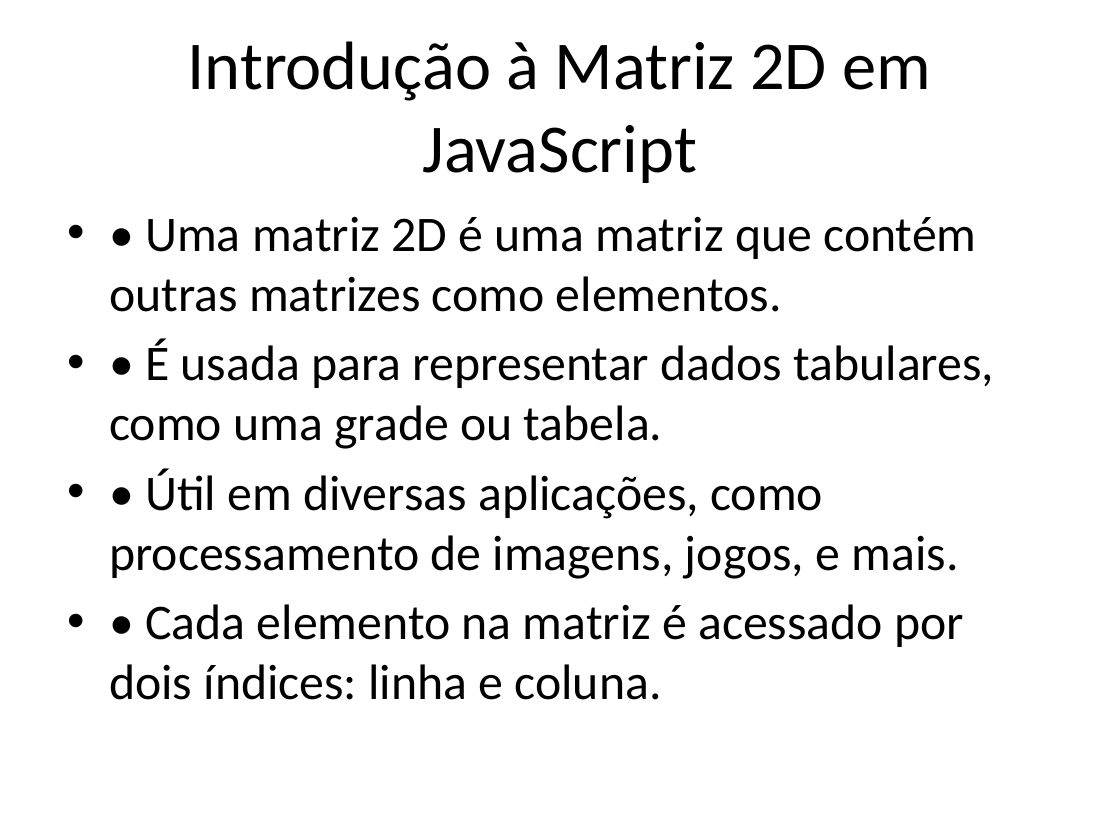
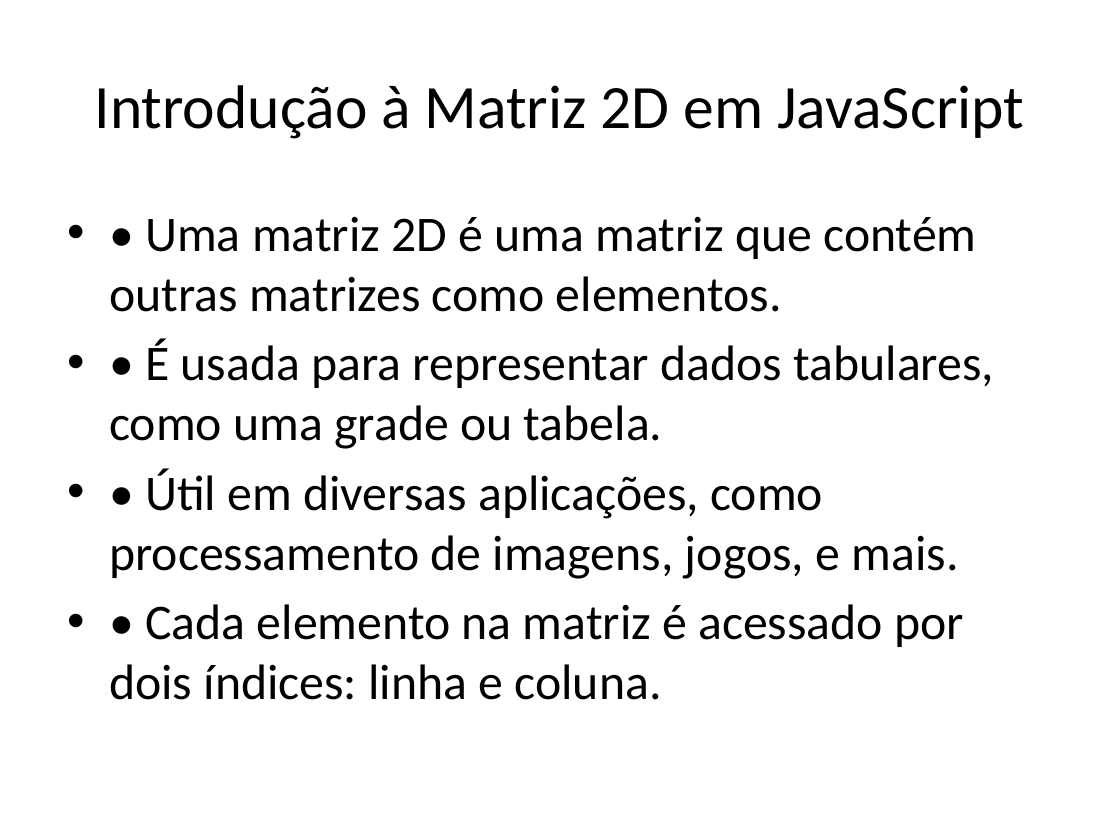
Before and after one commit to dfpires/progcomp2-2024b, a slide deck: slide 2 of matrizes_2d_javascript.pptx. Drawn at 1120x840 pixels with LibreOffice and Linux fonts; fonts in the diff are those of the drawing. Boxes give left, top, right and bottom in pixels: in the first picture for what was removed or moved away, otherwise in the second. Text is boxed around its words. In the diff, an @@ line names an element or a change of style, - is before the commit and + after.

```diff
--- a/matrizes_2d_javascript.pptx
+++ b/matrizes_2d_javascript.pptx
@@ title "Introdução à Matriz 2D em ..." at (95,85,1024,139): size 44 to 39.6 pt @@
```
Also in this commit, not shown: 3 other slides changed, 5 slides added.
